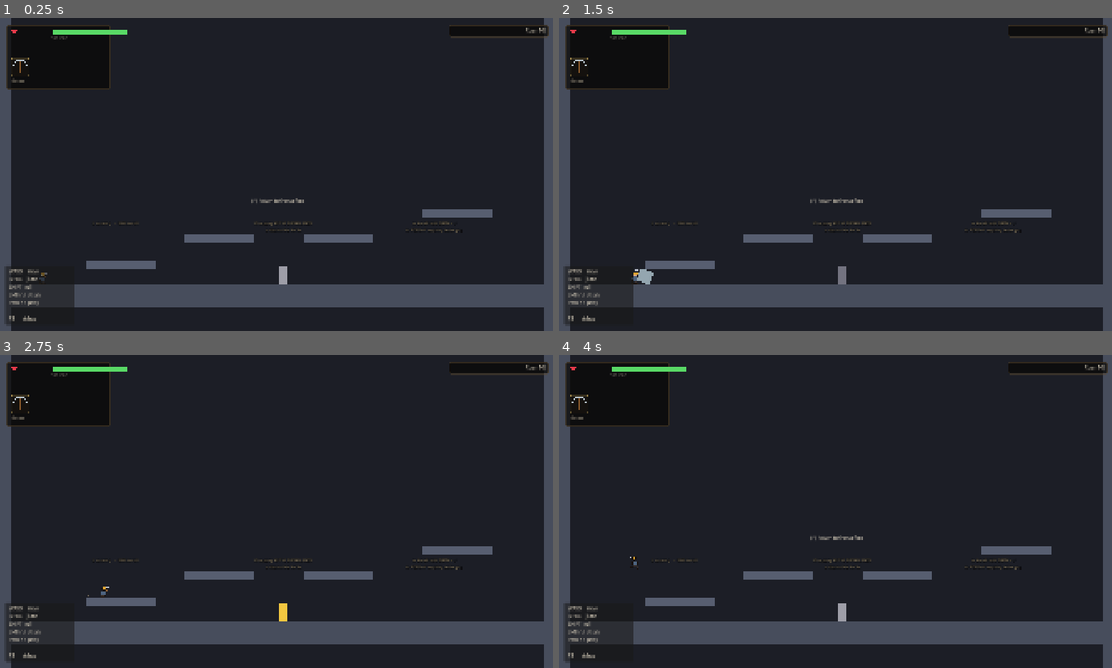
Above: before the commit, frames 1-4 (two rows, left to right).
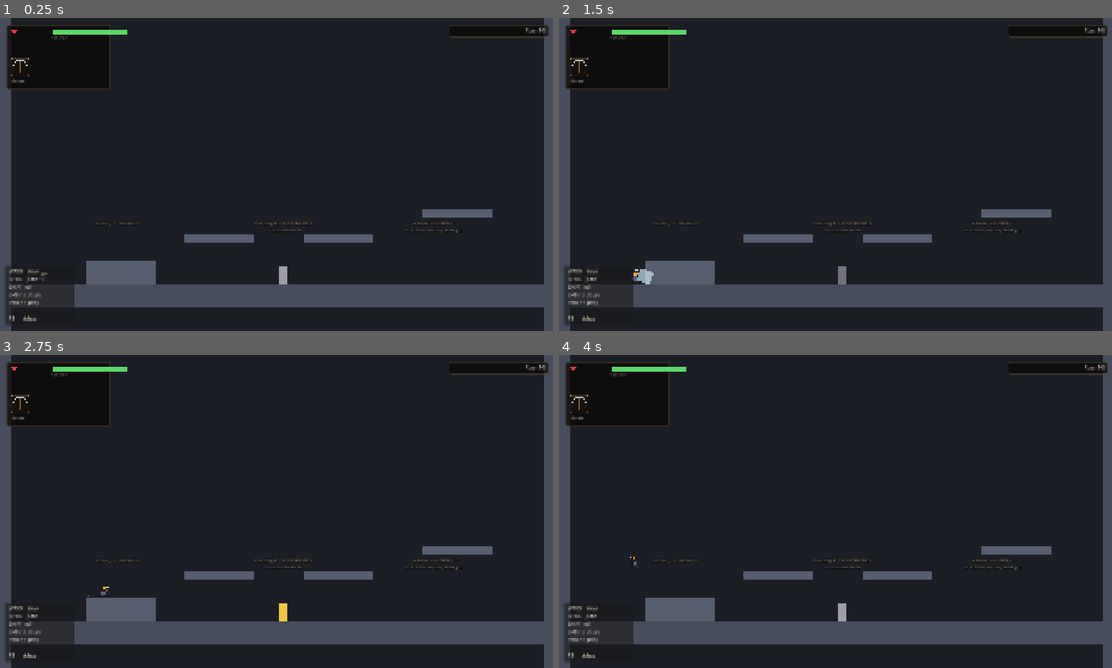
Above: after the commit, the same moments.

Repository: dlepi24/dungeon-delve
Game: Godot game, scene res://src/rooms/gym.tscn
Same seed, same stepped clock (60 frames per second), same inputs: the game is played once before the commit and once after it. This scene is started directly instead of the project's main scene.
Inputs (mouse positions are in pixels of both pictures, inside the frame that each line leads up to):
- Up to frame 1 (0.25 s): no input
- Up to frame 2 (1.5 s): tap Enter (ui_accept) at 0.5, 1.25 s; move the mouse to (957, 158) at 0.52 s; hold D (move_right) 0.53-1.25 s; hold Space (jump) 0.53-1.25 s; tap Shift (roll) at 0.6 s; click (957, 158) at 0.67 s; drag from (724, 190) to (630, 277) at 1.27 s
- Up to frame 3 (2.75 s): move the mouse to (331, 442) at 2.02 s; hold D (move_right) from 2.03 s (still down); hold Space (jump) from 2.03 s (still down); click (331, 442) at 2.1 s
- Up to frame 4 (4 s): release D (move_right) at 2.75 s; release Space (jump) at 2.75 s; drag from (807, 574) to (675, 589) at 2.77 s; tap Enter (ui_accept) at 3.5 s; move the mouse to (1001, 558) at 3.52 s; hold A (move_left) from 3.53 s (still down); hold Space (jump) from 3.53 s (still down); tap 2 (consumable_2) at 3.6 s

The runs differ from the first frame. In frame 1, 0.7% of the frame differs, in the area x 15-55%, y 57-86%; in frame 2, 0.7%; in frame 3, 0.6%; in frame 4, 0.7%.

Commit message:
Stop jump doubling as interact, and unstick the training room
Gamepad A was bound to BOTH jump and interact, so any jump inside an interact
zone fired the interaction — in the training room, whose exit zone contained
the spawn point, jumping teleported you back to the hub. Interact on pad is
now D-pad up only (F on keyboard, unchanged); prompts pick up the new hint
automatically. The exit zone is also tightened so you no longer spawn inside
it, and the low step now reaches the floor instead of hovering 50 px up —
too low to walk or roll under, it played as an invisible wall.

Co-Authored-By: Claude Fable 5 <noreply@anthropic.com>

Diff:
--- a/project.godot
+++ b/project.godot
@@ -115,7 +115,6 @@
 interact={
 "deadzone": 0.2,
 "events": [Object(InputEventKey,"resource_local_to_scene":false,"resource_name":"","device":-1,"window_id":0,"alt_press …(190 unchanged characters)…
-, Object(InputEventJoypadButton,"resource_local_to_scene":false,"resource_name":"","device":-1,"button_index":0,"pressure":0.0,"pressed":false,"script":null)
 , Object(InputEventJoypadButton,"resource_local_to_scene":false,"resource_name":"","device":-1,"button_index":11,"pressure":0.0,"pressed":false,"script":null)
 ]
 }
--- a/src/rooms/gym.gd
+++ b/src/rooms/gym.gd
@@ -7,8 +7,10 @@
 const HUB_SCENE: String = "res://src/hub/hub.tscn"
 const PAUSE_MENU: String = "res://src/ui/pause_menu.tscn"
 
-## Stand left of this to be offered the way out.
-@export var exit_x: float = 300.0
+## Stand left of this to be offered the way out. Tighter than the spawn point
+## (x=150) on purpose: spawning INSIDE the exit zone put the leave prompt up
+## the moment you arrived, so the room read as a revolving door.
+@export var exit_x: float = 120.0
 
 var _player: Player = null
 
--- a/src/rooms/gym.tscn
+++ b/src/rooms/gym.tscn
@@ -23,6 +23,12 @@
 
 [sub_resource type="RectangleShape2D" id="RectangleShape2D_platform"]
 size = Vector2(240, 30)
+
+; The low step is a solid block down to the floor. As a floating slab its
+; underside sat 50 px up — too low to walk or roll beneath, so it read as a
+; passage and played as a wall you could only jump over.
+[sub_resource type="RectangleShape2D" id="RectangleShape2D_step"]
+size = Vector2(240, 80)
 
 [node name="Gym" type="Node2D"]
 script = ExtResource("0_gym")
@@ -58,8 +64,8 @@
 shape = SubResource("RectangleShape2D_wall")
 
 [node name="StepLowShape" type="CollisionShape2D" parent="Geometry"]
-position = Vector2(420, 855)
-shape = SubResource("RectangleShape2D_platform")
+position = Vector2(420, 880)
+shape = SubResource("RectangleShape2D_step")
 
 [node name="StepHighShape" type="CollisionShape2D" parent="Geometry"]
 position = Vector2(760, 760)
@@ -97,7 +103,7 @@
 offset_left = 300.0
 offset_top = 840.0
 offset_right = 540.0
-offset_bottom = 870.0
+offset_bottom = 920.0
 color = Color(0.34, 0.37, 0.44, 1)
 
 [node name="StepHigh" type="ColorRect" parent="GeometryVisuals"]
